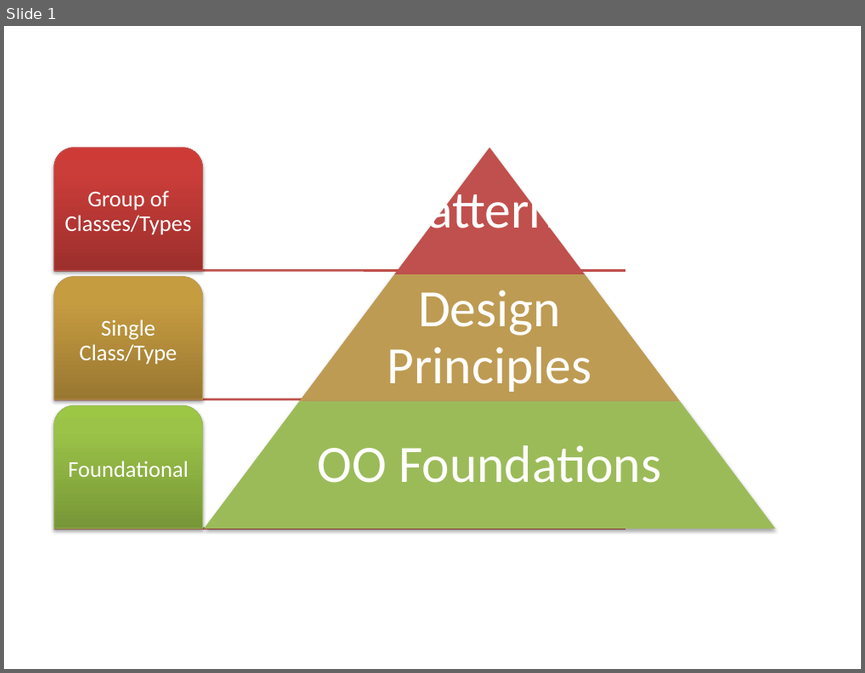
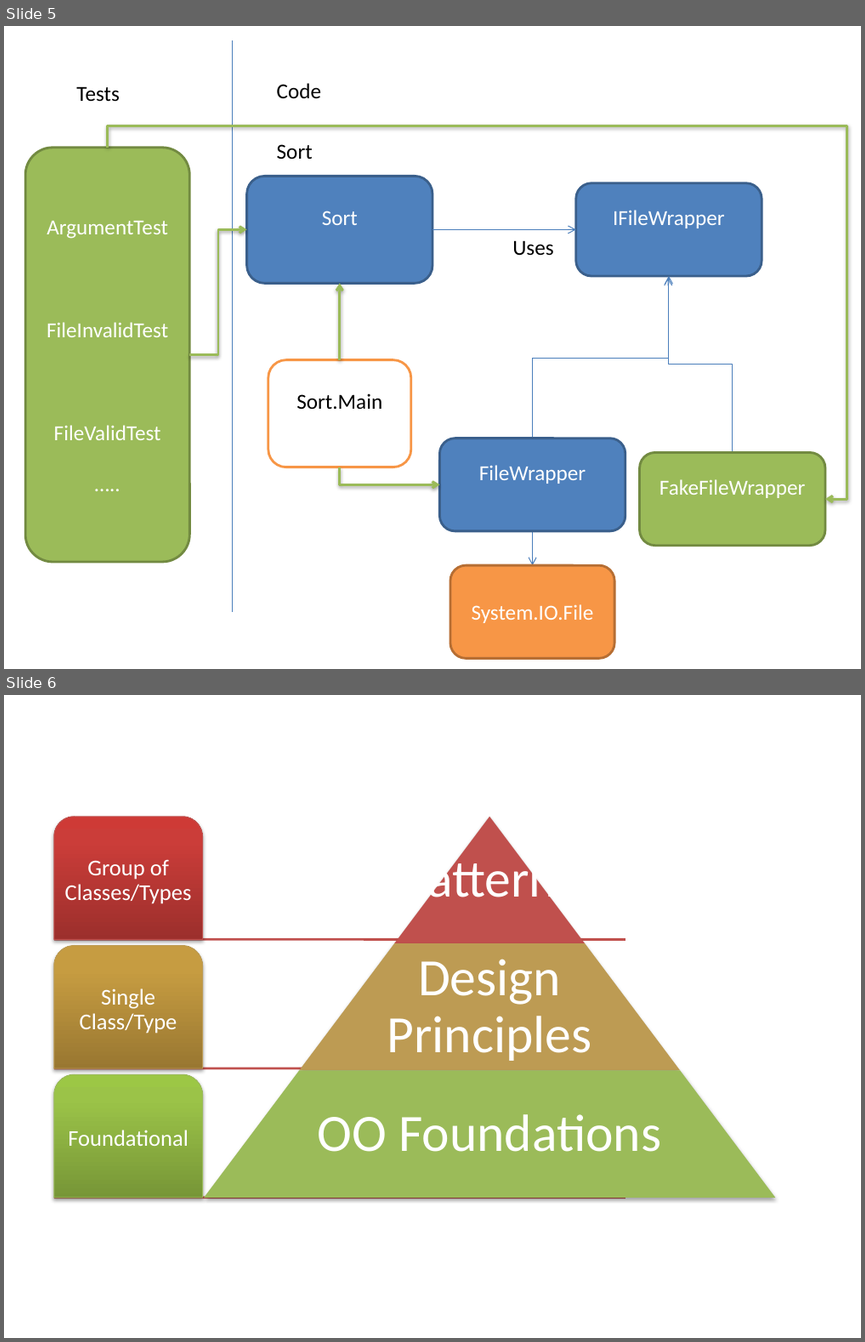
Before and after one commit to raghur/SOLID, a slide deck: images/smartarts.pptx. Shown one above the other, each under a label of ours: slide 1 before the commit, slides 5 and 6 after it. The pictures are 865x673 and 865x1342 pixels, drawn with LibreOffice and Linux fonts; fonts in the diff are those of the drawing. Boxes give left, top, right and bottom in pixels: in the first picture for what was removed or moved away, otherwise in the second. Text is boxed around its words. In the diff, an @@ line names an element or a change of style, - is before the commit and + after.

```diff
--- a/images/smartarts.pptx
+++ b/images/smartarts.pptx
@@ slide 5 added at [4, 26, 861, 669], background #FFFFFF @@
@@ line added from (233, 40) to (233, 611), #4B7EBC 0.75 pt @@
@@ text added at [76, 86, 119, 102], 18 pt, text #000000 @@
+Tests
@@ text added at [277, 83, 321, 98], 18 pt, text #000000 @@
+Code
@@ elbow arrow added from (108, 148) to (825, 499), #9BBB59 2 pt @@
@@ rounded rectangle added at [25, 148, 190, 562], fill #9BBB59, outline #738A42 2 pt, 18 pt, text #FFFFFF @@
+ArgumentTest
+FileInvalidTest
+FileValidTest
+…..
@@ text added at [277, 144, 313, 159], 18 pt, text #000000 @@
+Sort
@@ rounded rectangle added at [246, 176, 432, 283], fill #4F81BD, outline #3A5F8C 2 pt, 18 pt, text #FFFFFF @@
+Sort
@@ rounded rectangle added at [575, 182, 761, 275], fill #4F81BD, outline #3A5F8C 2 pt, 18 pt, text #FFFFFF @@
+IFileWrapper
@@ elbow arrow added from (190, 354) to (246, 230), #9BBB59 2 pt @@
@@ arrow added from (432, 230) to (575, 230), #4B7EBC 0.75 pt @@
@@ text added at [512, 240, 553, 256], 18 pt, text #000000 @@
+Uses
@@ elbow arrow added from (533, 438) to (668, 277), #4B7EBC 0.75 pt @@
@@ elbow arrow added from (732, 453) to (669, 276), #4B7EBC 0.75 pt @@
@@ arrow added from (340, 360) to (340, 283), #9BBB59 2 pt @@
@@ rounded rectangle added at [268, 360, 411, 467], fill #FFFFFF, outline #F79646 2 pt, 18 pt, text #000000 @@
+Sort.Main
@@ rounded rectangle added at [439, 438, 625, 531], fill #4F81BD, outline #3A5F8C 2 pt, 18 pt, text #FFFFFF @@
+FileWrapper
@@ rounded rectangle added at [640, 453, 826, 545], fill #9BBB59, outline #738A42 2 pt, 18 pt, text #FFFFFF @@
+FakeFileWrapper
@@ elbow arrow added from (340, 467) to (439, 484), #9BBB59 2 pt @@
@@ arrow added from (533, 531) to (533, 565), #4B7EBC 0.75 pt @@
@@ rounded rectangle added at [450, 565, 615, 658], fill #F79646, outline #B76F34 2 pt, 18 pt, text #FFFFFF @@
+System.IO.File
@@ what was slide 1 is now slide 6 @@
```
Also in this commit, not shown: 4 other slides added, 1 slide removed, 1 other file.
